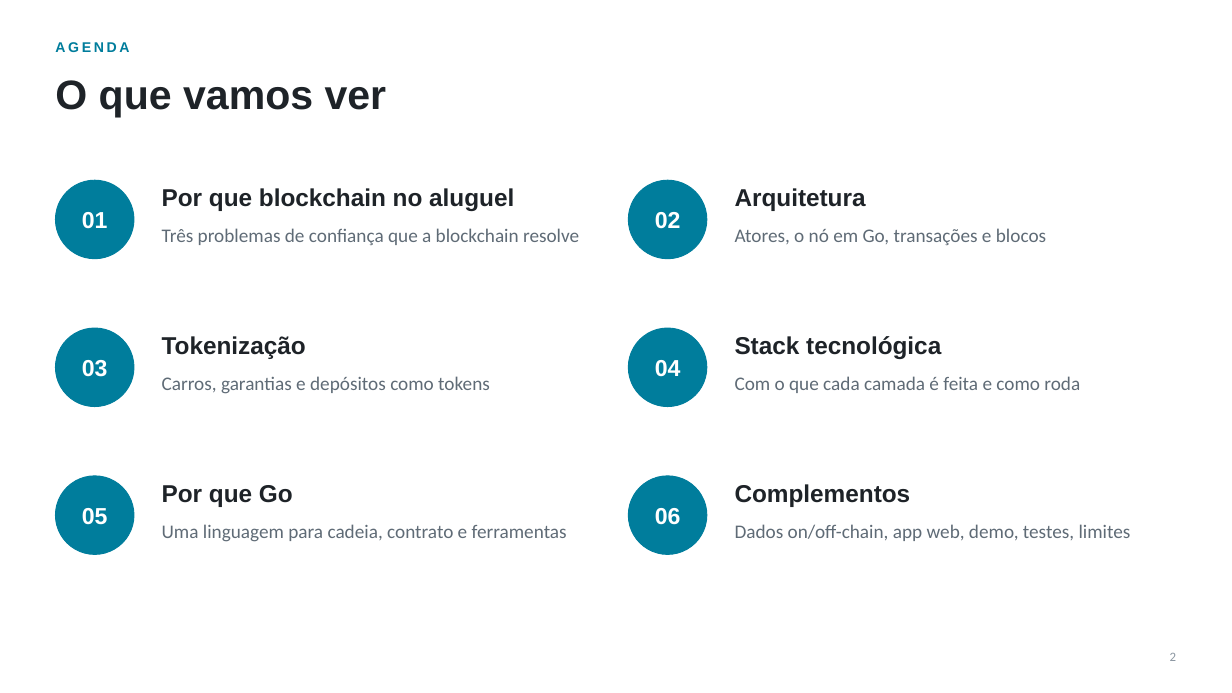
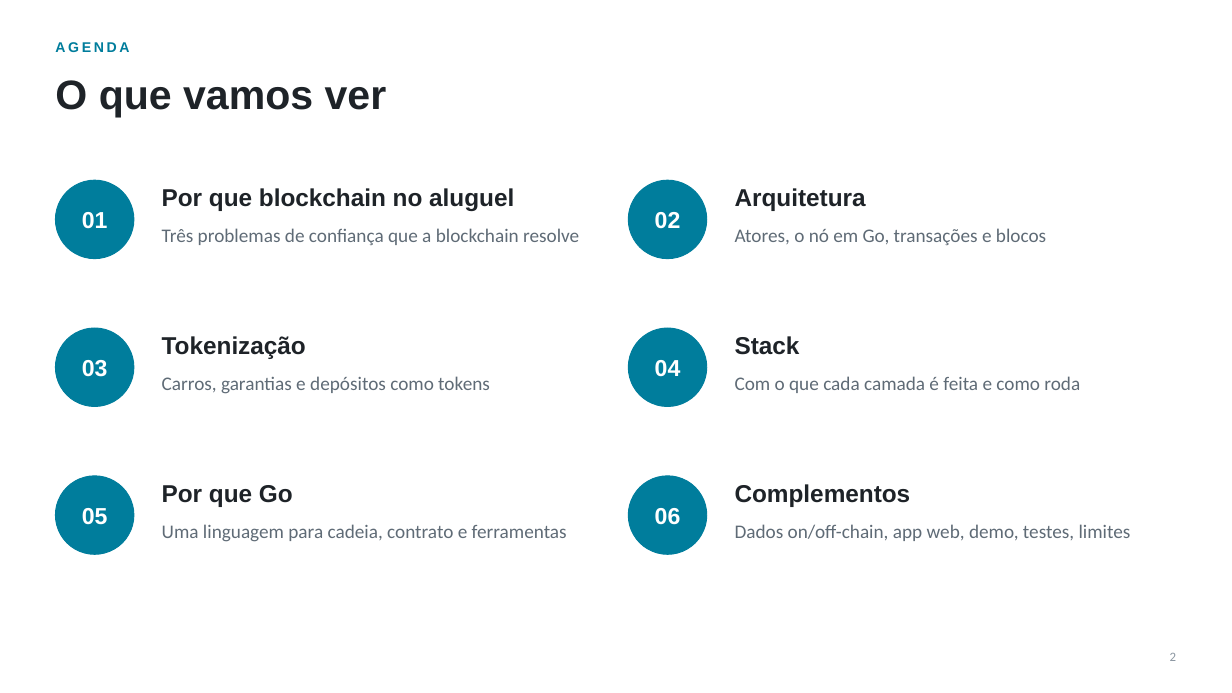
Before and after one commit to bergsantana/blockchain-tokenization, a slide deck: slide 2 of car-rental-blockchain-pt-br.pptx. Drawn at 1232x693 pixels with LibreOffice and Linux fonts; fonts in the diff are those of the drawing. Boxes give left, top, right and bottom in pixels: in the first picture for what was removed or moved away, otherwise in the second. Text is boxed around its words. In the diff, an @@ line names an element or a change of style, - is before the commit and + after.

```diff
--- a/car-rental-blockchain-pt-br.pptx
+++ b/car-rental-blockchain-pt-br.pptx
@@ text at (x1=735, y1=336, x2=800, y2=355): text changed @@
-Stack tecnológica
+Stack
```
Also in this commit, not shown: 7 other slides changed, 2 other files.
